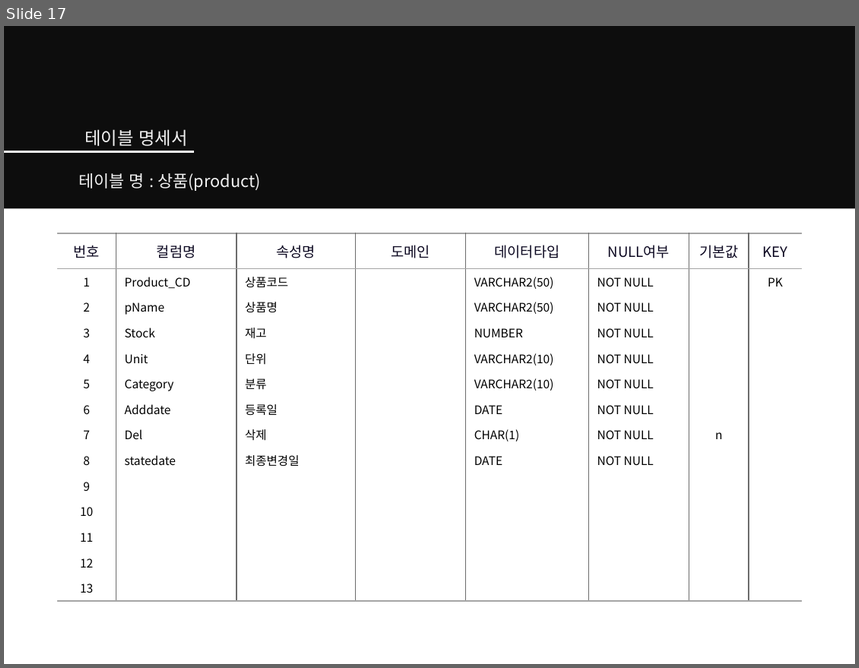
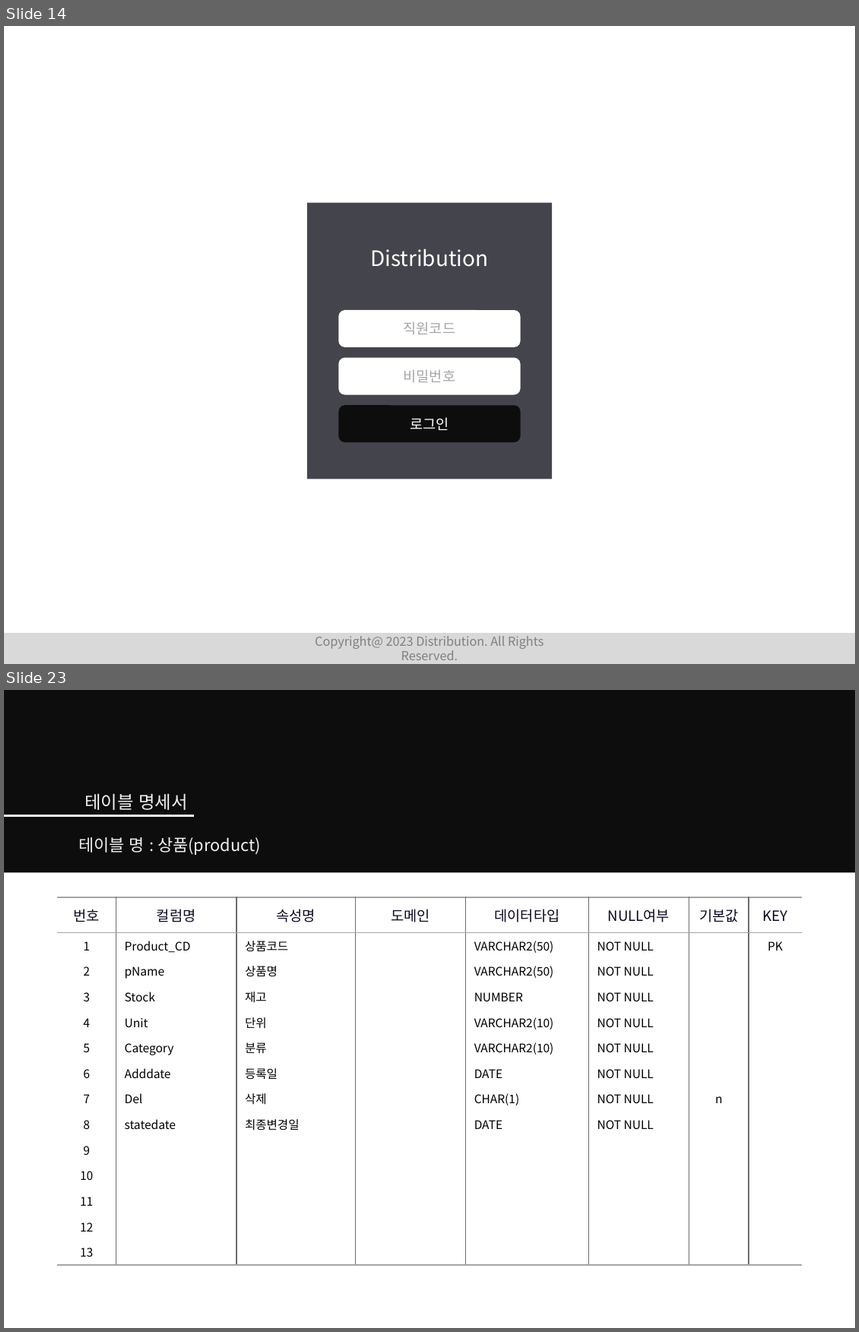
Before and after one commit to Peh9397/Distribution, a slide deck: Distribution.pptx. Shown one above the other, each under a label of ours: slide 17 before the commit, slides 14 and 23 after it; the slides between them are not shown. The pictures are 859x668 and 859x1332 pixels, drawn with LibreOffice and Linux fonts; fonts in the diff are those of the drawing. Boxes give left, top, right and bottom in pixels: in the first picture for what was removed or moved away, otherwise in the second. Text is boxed around its words. In the diff, an @@ line names an element or a change of style, - is before the commit and + after.

```diff
--- a/Distribution.pptx
+++ b/Distribution.pptx
@@ slide 14 added at box(4, 26, 855, 664), background #FFFFFF @@
@@ group added at box(307, 203, 552, 480): 3 rounded rectangles, 1 rectangle, 1 text @@
+Distribution
+직원코드
+비밀번호
+로그인
@@ rectangle added at box(4, 634, 855, 664), fill #D9D9D9 @@
@@ text added at box(315, 636, 544, 661), 10.5 pt, text #808080 @@
+Copyright@ 2023 Distribution. All Rights Reserved.
@@ what was slide 17 is now slide 23 @@
```
Also in this commit, not shown: 15 slides changed, 5 other slides added.
